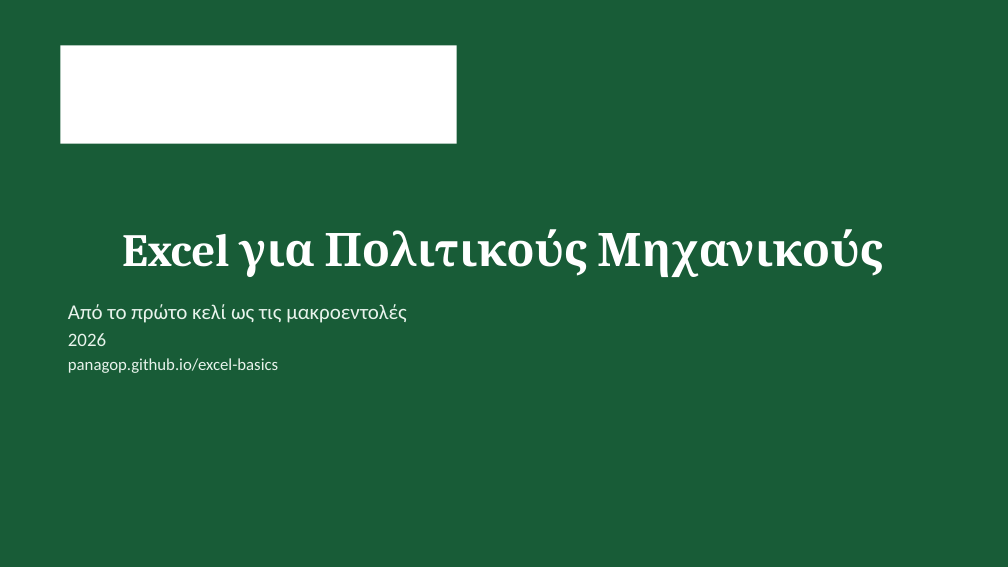
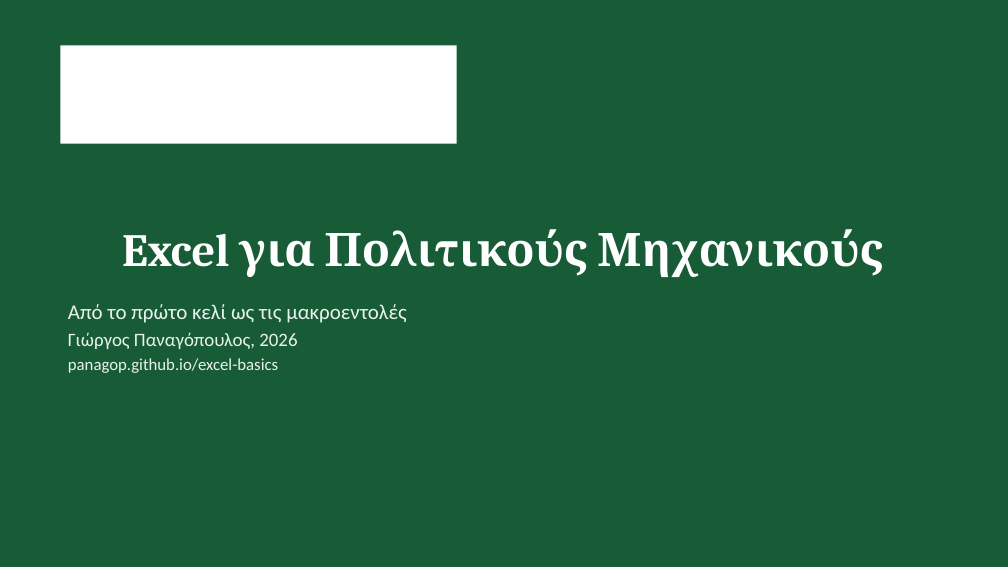
Before and after one commit to panagop/excel-basics, a slide deck: slide 1 of presentation/excel-civil-engineers.pptx. Drawn at 1008x567 pixels with LibreOffice and Linux fonts; fonts in the diff are those of the drawing; background and template pictures are left out. Boxes give left, top, right and bottom in pixels: in the first picture for what was removed or moved away, otherwise in the second. Text is boxed around its words. In the diff, an @@ line names an element or a change of style, - is before the commit and + after.

```diff
--- a/presentation/excel-civil-engineers.pptx
+++ b/presentation/excel-civil-engineers.pptx
@@ text at <box>68,332,297,349</box>: text changed @@
-2026
+Γιώργος Παναγόπουλος, 2026
```
Also in this commit, not shown: 23 other slides changed, 2 other files.
